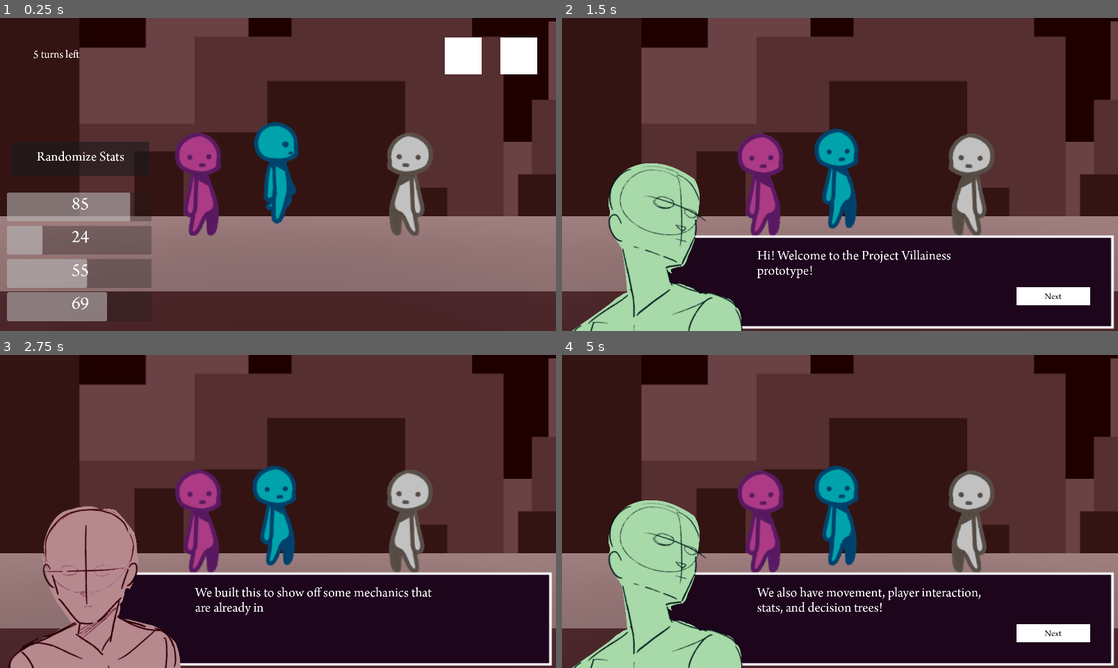
Above: before the commit, frames 1-4 (two rows, left to right).
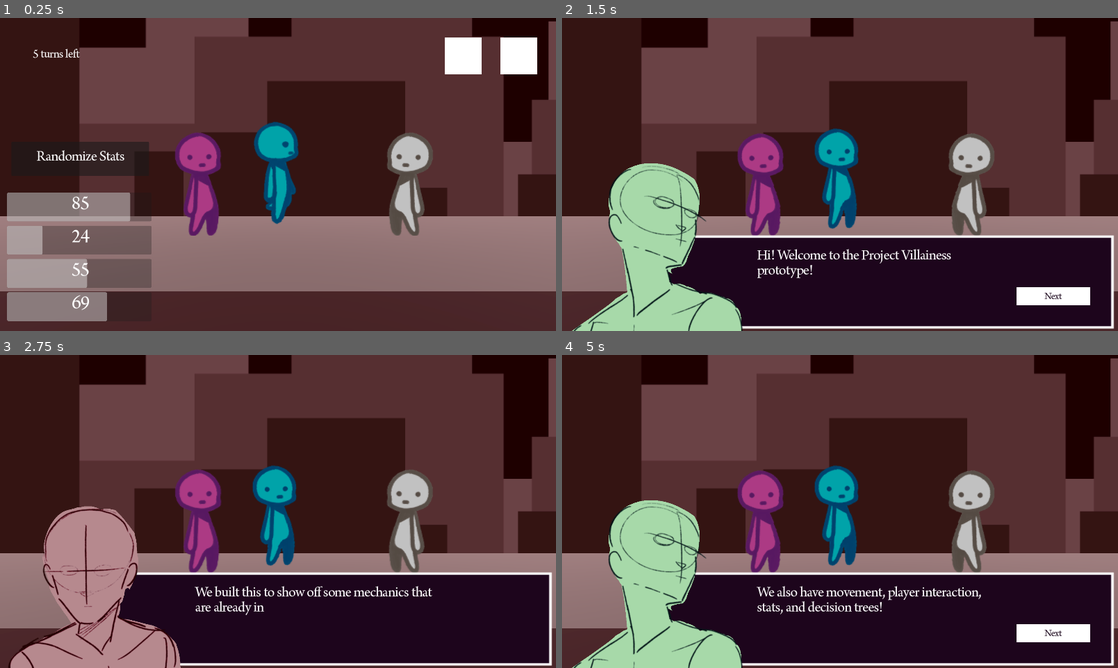
Above: after the commit, the same moments.

Repository: eigenstuffs/SRS
Game: Godot game, scene res://scenes/places/space.tscn
Same seed, same stepped clock (60 frames per second), same inputs: the game is played once before the commit and once after it.
Inputs (mouse positions are in pixels of both pictures, inside the frame that each line leads up to):
- Up to frame 1 (0.25 s): no input
- Up to frame 2 (1.5 s): tap Enter (ui_accept) at 0.5, 0.77 s; move the mouse to (962, 158) at 0.52 s; hold Right (ui_right) 0.53-1.28 s; click (962, 158) at 0.6 s; move the mouse to (728, 190) at 1.27 s; hold Down (ui_down) from 1.28 s (still down); click (728, 190) at 1.35 s
- Up to frame 3 (2.75 s): tap Enter (ui_accept) at 1.52 s; move the mouse to (333, 442) at 2.02 s; release Down (ui_down) at 2.03 s; hold Right (ui_right) from 2.03 s (still down); click (333, 442) at 2.1 s
- Up to frame 4 (5 s): move the mouse to (812, 574) at 2.77 s; release Right (ui_right) at 2.78 s; hold Up (ui_up) 2.78-3.5 s; click (812, 574) at 2.85 s; tap Enter (ui_accept) at 3.02, 4.52 s; click "Next" at 3.5 s; move the mouse to (1006, 558) at 4.27 s; hold Left (ui_left) from 4.28 s (still down); click (1006, 558) at 4.35 s

The runs differ from the first frame. In frame 1, 0.5% of the frame differs, in the area x 5-23%, y 9-94%; in frame 2, 0.6%; in frame 3, 0.7%; in frame 4, 0.8%, in the area x 35-90%, y 73-90%.

Commit message:
Convert font to truetype
For some reason, `Label3D` breaks when using the .otf version. Now, it does not.

Diff:
--- a/project.godot
+++ b/project.godot
@@ -27,11 +27,15 @@
 window/size/viewport_height=1080
 window/size/mode=2
 window/stretch/mode="viewport"
+window/stretch/scale_mode="integer"
 window/vsync/vsync_mode=3
 
 [gui]
 
-theme/custom_font="res://assets/ArnoPro-Regular.otf"
+theme/custom_font="res://assets/ArnoPro-Regular.ttf"
+theme/default_font_hinting=2
+theme/default_font_multichannel_signed_distance_field=true
+theme/default_font_generate_mipmaps=true
 
 [input]
 
Binary file removed: assets/ArnoPro-Regular.otf
Not shown, removed: assets/ArnoPro-Regular.otf.import
Binary file added: assets/ArnoPro-Regular.ttf
Not shown, added: assets/ArnoPro-Regular.ttf.import
